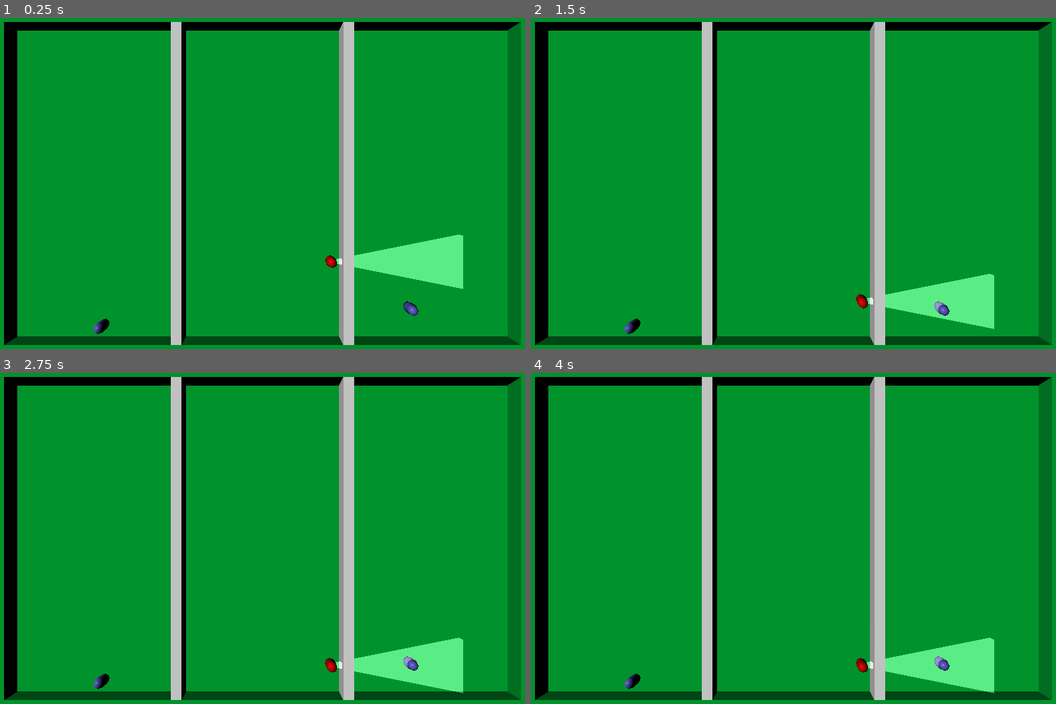
Above: before the commit, frames 1-4 (two rows, left to right).
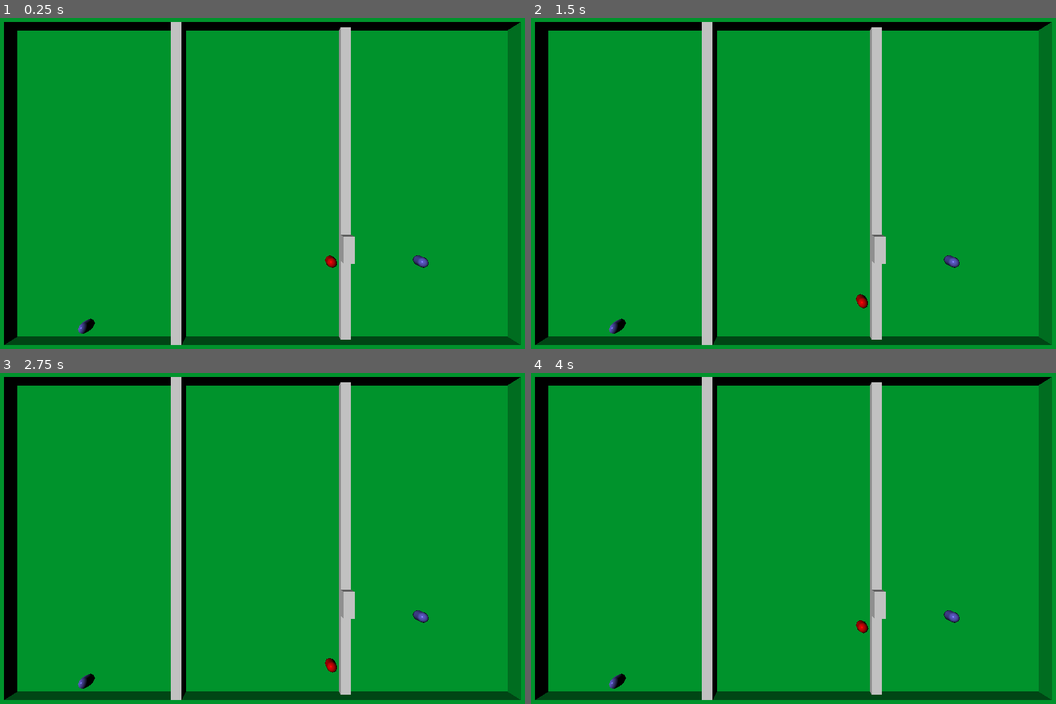
Above: after the commit, the same moments.

Repository: mattiasaksli/sigint
Game: Godot game, scene res://scenes/game_world.tscn
Same seed, same stepped clock (60 frames per second), same inputs: the game is played once before the commit and once after it.
Inputs:
- Up to frame 1 (0.25 s): no input
- Up to frame 2 (1.5 s): no input
- Up to frame 3 (2.75 s): no input
- Up to frame 4 (4 s): tap Enter at 2.75 s

The runs differ from the first frame. In frame 1, 3.5% of the frame differs, in the area x 14-89%, y 1-99%; in frame 2, 3.5%; in frame 3, 3.5%; in frame 4, 3.7%.

Commit message:
Add raycasting to player detection, other changes
Other changes:
* Players can hide behind level geometry.
* Guard uses timers for any waiting logic.
* Added invisible wall that only affect player movement.
* Added a WIP signal system for triggering game over logic for all
  relevant entities.

Diff:
--- a/project.godot
+++ b/project.godot
@@ -159,6 +159,7 @@
 
 3d_physics/layer_1="environment"
 3d_physics/layer_2="player"
+3d_physics/layer_3="player_only_environment"
 
 [physics]
 
--- a/scenes/bullet.tscn
+++ /dev/null
@@ -1,16 +0,0 @@
-[gd_scene load_steps=3 format=2]
-
-[ext_resource path="res://scripts/bullet.gd" type="Script" id=1]
-
-[sub_resource type="SphereMesh" id=1]
-radius = 0.75
-height = 1.5
-radial_segments = 8
-rings = 4
-
-[node name="Bullet" type="Spatial"]
-script = ExtResource( 1 )
-
-[node name="MeshInstance" type="MeshInstance" parent="."]
-mesh = SubResource( 1 )
-material/0 = null
--- a/scenes/game_world.tscn
+++ b/scenes/game_world.tscn
@@ -1,33 +1,27 @@
-[gd_scene load_steps=11 format=2]
+[gd_scene load_steps=12 format=2]
 
 [ext_resource path="res://scenes/player.tscn" type="PackedScene" id=1]
 [ext_resource path="res://materials/floor_blinn_phong.material" type="Material" id=2]
 [ext_resource path="res://materials/guard_blinn_phong.material" type="Material" id=3]
+[ext_resource path="res://scripts/game_manager.gd" type="Script" id=4]
 [ext_resource path="res://scripts/camera_guard.gd" type="Script" id=5]
 [ext_resource path="res://scripts/win_area.gd" type="Script" id=6]
+[ext_resource path="res://scenes/player_invisible_wall_short.tscn" type="PackedScene" id=7]
+[ext_resource path="res://scenes/player_invisible_wall_long.tscn" type="PackedScene" id=8]
 
 [sub_resource type="CapsuleMesh" id=1]
 material = ExtResource( 3 )
 radial_segments = 8
 rings = 2
 
-[sub_resource type="PrismMesh" id=2]
-size = Vector3( 10, 25, 1 )
-
-[sub_resource type="SpatialMaterial" id=3]
-flags_transparent = true
-flags_unshaded = true
-params_specular_mode = 4
-params_blend_mode = 1
-albedo_color = Color( 1, 1, 1, 0.352941 )
-
-[sub_resource type="ConvexPolygonShape" id=6]
-points = PoolVector3Array( 0, 12.5, 0.5, 0, 12.5, -0.5, 0, 12.5, 0.5, 0, 12.5, -0.5, -5, -12.5, 0.5, 5, -12.5, -0.5, 5, -12.5, 0.5, -5, -12.5, -0.5, 0, 12.5, 0.5, 0, 12.5, -0.5, 0, 12.5, -0.5, 0, 12.5, 0.5, 5, -12.5, 0.5, -5, -12.5, -0.5, 5, -12.5, -0.5, -5, -12.5, 0.5, -5, -12.5, 0.5, 5, -12.5, 0.5, -5, -12.5, -0.5, 5, -12.5, -0.5 )
-
-[sub_resource type="BoxShape" id=5]
+[sub_resource type="ConvexPolygonShape" id=3]
+points = PoolVector3Array( 0, 13.325, 0.5, 0, 13.325, -0.5, 0, 13.325, 0.5, 0, 13.325, -0.5, -5, -13.325, 0.5, 5, -13.325, -0.5, 5, -13.325, 0.5, -5, -13.325, -0.5, 0, 13.325, 0.5, 0, 13.325, -0.5, 0, 13.325, -0.5, 0, 13.325, 0.5, 5, -13.325, 0.5, -5, -13.325, -0.5, 5, -13.325, -0.5, -5, -13.325, 0.5, -5, -13.325, 0.5, 5, -13.325, 0.5, -5, -13.325, -0.5, 5, -13.325, -0.5 )
+
+[sub_resource type="BoxShape" id=2]
 extents = Vector3( 48, 4, 0.955035 )
 
 [node name="Main" type="Node"]
+script = ExtResource( 4 )
 
 [node name="Root3D" type="Spatial" parent="."]
 
@@ -36,7 +30,6 @@
 [node name="OuterWalls" type="CSGBox" parent="Root3D/Geometry"]
 transform = Transform( 1, 0, 0, 0, 1, 0, 0, 0, 1, 0, 0, -0.3 )
 material_override = ExtResource( 2 )
-use_collision = true
 width = 101.0
 height = 65.0
 depth = 2.5
@@ -55,10 +48,41 @@
 depth = 2.5
 
 [node name="RightWall" type="CSGBox" parent="Root3D/Geometry"]
-transform = Transform( 1, 0, 0, 0, 1, 0, 0, 0, 1, 16, 0, -0.25 )
+transform = Transform( 1, 0, 0, 0, 1, 0, 0, 0, 1, 16, 0, -1.75853 )
+height = 60.0
+depth = 2.5
+
+[node name="RaisedWall" type="CSGBox" parent="Root3D/Geometry/RightWall"]
+transform = Transform( 1, 0, 0, 0, 1, 0, 0, 0, 1, 0, -12.3429, 1.75853 )
 use_collision = true
-height = 60.0
-depth = 2.5
+height = 5.0
+depth = 2.5
+
+[node name="PlayerInvisibleWalls" type="Spatial" parent="Root3D/Geometry"]
+
+[node name="LeftLeft" parent="Root3D/Geometry/PlayerInvisibleWalls" instance=ExtResource( 8 )]
+transform = Transform( 1, 0, 0, 0, 1, 0, 0, 0, 1, -48, 0, -0.3 )
+
+[node name="LeftRight" parent="Root3D/Geometry/PlayerInvisibleWalls" instance=ExtResource( 8 )]
+transform = Transform( 1, 0, 0, 0, 1, 0, 0, 0, 1, -17, 0, -0.3 )
+
+[node name="LeftUp" parent="Root3D/Geometry/PlayerInvisibleWalls" instance=ExtResource( 7 )]
+transform = Transform( -1.62921e-07, 1, 0, -1, -1.62921e-07, 0, 0, 0, 1, -32.5, 30, -0.3 )
+
+[node name="LeftDown" parent="Root3D/Geometry/PlayerInvisibleWalls" instance=ExtResource( 7 )]
+transform = Transform( -1.62921e-07, 1, 0, -1, -1.62921e-07, 0, 0, 0, 1, -32.5, -30, -0.3 )
+
+[node name="RightLeft" parent="Root3D/Geometry/PlayerInvisibleWalls" instance=ExtResource( 8 )]
+transform = Transform( 1, 0, 0, 0, 1, 0, 0, 0, 1, 17, 0, -0.3 )
+
+[node name="RightRight" parent="Root3D/Geometry/PlayerInvisibleWalls" instance=ExtResource( 8 )]
+transform = Transform( 1, 0, 0, 0, 1, 0, 0, 0, 1, 48, 0, -0.3 )
+
+[node name="RightUp" parent="Root3D/Geometry/PlayerInvisibleWalls" instance=ExtResource( 7 )]
+transform = Transform( -1.62921e-07, 1, 0, -1, -1.62921e-07, 0, 0, 0, 1, 32.5, 30, -0.3 )
+
+[node name="RightDown" parent="Root3D/Geometry/PlayerInvisibleWalls" instance=ExtResource( 7 )]
+transform = Transform( -1.62921e-07, 1, 0, -1, -1.62921e-07, 0, 0, 0, 1, 32.5, -30, -0.3 )
 
 [node name="DirectionalLight" type="DirectionalLight" parent="Root3D"]
 transform = Transform( 0.664612, -0.498908, -0.55622, 0.732858, 0.580355, 0.355116, 0.145635, -0.643645, 0.75134, 0, 0, 0 )
@@ -72,23 +96,24 @@
 [node name="Player1" parent="Root3D" groups=[
 "players",
 ] instance=ExtResource( 1 )]
-transform = Transform( 1, 0, 0, 0, 1, 0, 0, 0, 1, -30.5, -27.059, 0 )
+transform = Transform( 1, 0, 0, 0, 1, 0, 0, 0, 1, -33.3651, -27.059, 0 )
 
 [node name="Player2" parent="Root3D" groups=[
 "players",
 ] instance=ExtResource( 1 )]
-transform = Transform( 1, 0, 0, 0, 1, 0, 0, 0, 1, 28.0945, -23.696, 0 )
+transform = Transform( 1, 0, 0, 0, 1, 0, 0, 0, 1, 29.9821, -14.7521, 0 )
 
 [node name="LinearPatrolRoute" type="Spatial" parent="Root3D"]
+transform = Transform( 1, 0, 0, 0, 1, 0, 0, 0, 1, 13, 0, 0 )
 
 [node name="TopPos" type="Spatial" parent="Root3D/LinearPatrolRoute"]
-transform = Transform( 1, 0, 0, 0, 1, 0, 0, 0, 1, 13, 24, 0 )
+transform = Transform( 1, 0, 0, 0, 1, 0, 0, 0, 1, 0, 24, 0 )
 
 [node name="BottomPos" type="Spatial" parent="Root3D/LinearPatrolRoute"]
-transform = Transform( 1, 0, 0, 0, 1, 0, 0, 0, 1, 13, -24, 0 )
+transform = Transform( 1, 0, 0, 0, 1, 0, 0, 0, 1, 0, -24, 0 )
 
 [node name="CameraGuard" type="KinematicBody" parent="Root3D/LinearPatrolRoute"]
-transform = Transform( 1, 0, 0, 0, 1, 0, 0, 0, 1, 13, -13.2954, 0 )
+transform = Transform( 1, 0, 0, 0, 1, 0, 0, 0, 1, 0, -13.295, 0 )
 script = ExtResource( 5 )
 __meta__ = {
 "_edit_group_": true
@@ -103,23 +128,85 @@
 depth = 2.2
 polygon = PoolVector2Array( -1.1, 0, 1.1, 0 )
 
-[node name="Area" type="Area" parent="Root3D/LinearPatrolRoute/CameraGuard"]
+[node name="FOVRaycasts" type="Spatial" parent="Root3D/LinearPatrolRoute/CameraGuard"]
+transform = Transform( 1, 0, 0, 0, 1, 0, 0, 0, 1, 0.545214, 0, 0 )
+
+[node name="RayCast" type="RayCast" parent="Root3D/LinearPatrolRoute/CameraGuard/FOVRaycasts"]
+transform = Transform( 0.978148, -0.207912, 0, 0.207912, 0.978148, 0, 0, 0, 1, 0, 0, 0 )
+enabled = true
+cast_to = Vector3( 25, 0, 0 )
+collision_mask = 3
+
+[node name="RayCast2" type="RayCast" parent="Root3D/LinearPatrolRoute/CameraGuard/FOVRaycasts"]
+transform = Transform( 0.987688, -0.156434, 0, 0.156434, 0.987688, 0, 0, 0, 1, 0, 0, 0 )
+enabled = true
+cast_to = Vector3( 25, 0, 0 )
+collision_mask = 3
+
+[node name="RayCast3" type="RayCast" parent="Root3D/LinearPatrolRoute/CameraGuard/FOVRaycasts"]
+transform = Transform( 0.994522, -0.104528, 0, 0.104528, 0.994522, 0, 0, 0, 1, 0, 0, 0 )
+enabled = true
+cast_to = Vector3( 25, 0, 0 )
+collision_mask = 3
+
+[node name="RayCast4" type="RayCast" parent="Root3D/LinearPatrolRoute/CameraGuard/FOVRaycasts"]
+transform = Transform( 0.99863, -0.052336, 0, 0.052336, 0.99863, 0, 0, 0, 1, 0, 0, 0 )
+enabled = true
+cast_to = Vector3( 25, 0, 0 )
+collision_mask = 3
+
+[node name="RayCast5" type="RayCast" parent="Root3D/LinearPatrolRoute/CameraGuard/FOVRaycasts"]
+enabled = true
+cast_to = Vector3( 25, 0, 0 )
+collision_mask = 3
+
+[node name="RayCast6" type="RayCast" parent="Root3D/LinearPatrolRoute/CameraGuard/FOVRaycasts"]
+transform = Transform( 0.99863, 0.052336, 0, -0.052336, 0.99863, 0, 0, 0, 1, 0, 0, 0 )
+enabled = true
+cast_to = Vector3( 25, 0, 0 )
+collision_mask = 3
+
+[node name="RayCast7" type="RayCast" parent="Root3D/LinearPatrolRoute/CameraGuard/FOVRaycasts"]
+transform = Transform( 0.994522, 0.104528, 0, -0.104528, 0.994522, 0, 0, 0, 1, 0, 0, 0 )
+enabled = true
+cast_to = Vector3( 25, 0, 0 )
+collision_mask = 3
+
+[node name="RayCast8" type="RayCast" parent="Root3D/LinearPatrolRoute/CameraGuard/FOVRaycasts"]
+transform = Transform( 0.987688, 0.156434, 0, -0.156434, 0.987688, 0, 0, 0, 1, 0, 0, 0 )
+enabled = true
+cast_to = Vector3( 25, 0, 0 )
+collision_mask = 3
+
+[node name="RayCast9" type="RayCast" parent="Root3D/LinearPatrolRoute/CameraGuard/FOVRaycasts"]
+transform = Transform( 0.978148, 0.207912, 0, -0.207912, 0.978148, 0, 0, 0, 1, 0, 0, 0 )
+enabled = true
+cast_to = Vector3( 25, 0, 0 )
+collision_mask = 3
+
+[node name="FOVArea" type="Area" parent="Root3D/LinearPatrolRoute/CameraGuard"]
 transform = Transform( -1.62921e-07, -1, 0, 1, -1.62921e-07, 0, 0, 0, 1, 12.1776, 0, 0 )
 
-[node name="FieldOfVision" type="MeshInstance" parent="Root3D/LinearPatrolRoute/CameraGuard/Area"]
-mesh = SubResource( 2 )
-material/0 = SubResource( 3 )
-
-[node name="CollisionShape" type="CollisionShape" parent="Root3D/LinearPatrolRoute/CameraGuard/Area"]
-shape = SubResource( 6 )
+[node name="CollisionShape" type="CollisionShape" parent="Root3D/LinearPatrolRoute/CameraGuard/FOVArea"]
+shape = SubResource( 3 )
+
+[node name="DetectionTimer" type="Timer" parent="Root3D/LinearPatrolRoute/CameraGuard"]
+process_mode = 0
+wait_time = 2.0
+one_shot = true
+
+[node name="MovementPauseTimer" type="Timer" parent="Root3D/LinearPatrolRoute/CameraGuard"]
+process_mode = 0
+one_shot = true
 
 [node name="WinArea" type="Area" parent="Root3D"]
 script = ExtResource( 6 )
 
 [node name="CollisionShape" type="CollisionShape" parent="Root3D/WinArea"]
 transform = Transform( 1, 0, 0, 0, 1, 0, 0, 0, 1, 0, 26, 0 )
-shape = SubResource( 5 )
-[connection signal="body_entered" from="Root3D/LinearPatrolRoute/CameraGuard/Area" to="Root3D/LinearPatrolRoute/CameraGuard" method="player_detected"]
-[connection signal="body_exited" from="Root3D/LinearPatrolRoute/CameraGuard/Area" to="Root3D/LinearPatrolRoute/CameraGuard" method="player_got_away"]
+shape = SubResource( 2 )
+[connection signal="body_entered" from="Root3D/LinearPatrolRoute/CameraGuard/FOVArea" to="Root3D/LinearPatrolRoute/CameraGuard" method="body_entered_area"]
+[connection signal="body_exited" from="Root3D/LinearPatrolRoute/CameraGuard/FOVArea" to="Root3D/LinearPatrolRoute/CameraGuard" method="body_exited_area"]
+[connection signal="timeout" from="Root3D/LinearPatrolRoute/CameraGuard/DetectionTimer" to="Root3D/LinearPatrolRoute/CameraGuard" method="game_over"]
 [connection signal="body_entered" from="Root3D/WinArea" to="Root3D/WinArea" method="on_player_entered"]
 [connection signal="body_exited" from="Root3D/WinArea" to="Root3D/WinArea" method="on_player_exited"]
--- a/scenes/player.tscn
+++ b/scenes/player.tscn
@@ -4,6 +4,8 @@
 [ext_resource path="res://mesh_shapes/player_capsulemesh.tres" type="CapsuleMesh" id=2]
 
 [node name="Player1" type="KinematicBody"]
+collision_layer = 2
+collision_mask = 5
 script = ExtResource( 1 )
 
 [node name="MeshInstance" type="MeshInstance" parent="."]
--- /dev/null
+++ b/scenes/player_invisible_wall_long.tscn
@@ -0,0 +1,9 @@
+[gd_scene format=2]
+
+[node name="LongInvisibleWall" type="StaticBody"]
+collision_layer = 4
+
+[node name="CollisionPolygon" type="CollisionPolygon" parent="."]
+transform = Transform( 1, 0, 0, 0, -1.62921e-07, 1, 0, -1, -1.62921e-07, 0, 0, 0 )
+depth = 60.0
+polygon = PoolVector2Array( 0, 1.25, 0, -1.25 )
--- /dev/null
+++ b/scenes/player_invisible_wall_short.tscn
@@ -0,0 +1,10 @@
+[gd_scene format=2]
+
+[node name="ShortInvisibleWall" type="StaticBody"]
+transform = Transform( -1.62921e-07, 1, 0, -1, -1.62921e-07, 0, 0, 0, 1, 0, 0, 0 )
+collision_layer = 4
+
+[node name="CollisionPolygon" type="CollisionPolygon" parent="."]
+transform = Transform( 1, 0, 0, 0, -1.62921e-07, 1, 0, -1, -1.62921e-07, 0, 0, 0 )
+depth = 31.0
+polygon = PoolVector2Array( 0, 1.25, 0, -1.25 )
--- a/scenes/single_camera_2d.tscn
+++ /dev/null
@@ -1,62 +0,0 @@
-[gd_scene load_steps=2 format=2]
-
-[sub_resource type="ViewportTexture" id=5]
-viewport_path = NodePath("Root3D/Viewport")
-
-[node name="Root2D" type="Control"]
-anchor_right = 1.0
-anchor_bottom = 1.0
-__meta__ = {
-"_edit_use_anchors_": false
-}
-
-[node name="Background" type="Panel" parent="."]
-anchor_right = 1.0
-anchor_bottom = 1.0
-__meta__ = {
-"_edit_use_anchors_": false
-}
-
-[node name="TextureRect" type="TextureRect" parent="Background"]
-anchor_left = 0.004
-anchor_top = 0.006
-anchor_right = 0.996
-anchor_bottom = 0.994
-margin_left = -0.12
-margin_top = 0.2
-margin_right = 0.119873
-margin_bottom = -0.200012
-rect_min_size = Vector2( 420, 790 )
-size_flags_horizontal = 15
-size_flags_vertical = 15
-texture = SubResource( 5 )
-stretch_mode = 7
-__meta__ = {
-"_edit_use_anchors_": false
-}
-
-[node name="Panel" type="Panel" parent="Background"]
-anchor_left = 0.332
-anchor_top = 0.006
-anchor_right = 0.336
-anchor_bottom = 0.994
-margin_left = 0.0400085
-margin_top = 0.2
-margin_right = -0.0799866
-margin_bottom = -0.199951
-__meta__ = {
-"_edit_use_anchors_": false
-}
-
-[node name="Panel2" type="Panel" parent="Background"]
-anchor_left = 0.664
-anchor_top = 0.006
-anchor_right = 0.668
-anchor_bottom = 0.994
-margin_left = 0.0800171
-margin_top = 0.2
-margin_right = -0.039978
-margin_bottom = -0.199951
-__meta__ = {
-"_edit_use_anchors_": false
-}
--- a/scenes/walls.tscn
+++ /dev/null
@@ -1,74 +0,0 @@
-[gd_scene load_steps=7 format=2]
-
-[ext_resource path="res://materials/floor_blinn_phong.material" type="Material" id=1]
-
-[sub_resource type="QuadMesh" id=1]
-material = ExtResource( 1 )
-size = Vector2( 96, 60 )
-
-[sub_resource type="QuadMesh" id=2]
-material = ExtResource( 1 )
-size = Vector2( 96, 2.5 )
-
-[sub_resource type="QuadMesh" id=3]
-material = ExtResource( 1 )
-size = Vector2( 60, 2.5 )
-
-[sub_resource type="ConcavePolygonShape" id=4]
-data = PoolVector3Array( -30, -1.25, 0, -30, 1.25, 0, 30, 1.25, 0, -30, -1.25, 0, 30, 1.25, 0, 30, -1.25, 0 )
-
-[sub_resource type="QuadMesh" id=5]
-material = ExtResource( 1 )
-size = Vector2( 65, 2.5 )
-
-[node name="Walls" type="Spatial"]
-
-[node name="MeshInstance" type="MeshInstance" parent="."]
-transform = Transform( 1, 0, 0, 0, 1, 0, 0, 0, 1, 0, 0, -1.5 )
-mesh = SubResource( 1 )
-material/0 = null
-
-[node name="MeshInstance2" type="MeshInstance" parent="."]
-transform = Transform( 1, 0, 0, 0, -1.62921e-07, 1, 0, -1, -1.62921e-07, 0, -30, -0.25 )
-mesh = SubResource( 2 )
-material/0 = null
-
-[node name="MeshInstance3" type="MeshInstance" parent="."]
-transform = Transform( 1, 0, 0, 0, -1.62921e-07, -1, 0, 1, -1.62921e-07, 0, 30, -0.25 )
-mesh = SubResource( 2 )
-material/0 = null
-
-[node name="MeshInstance4" type="MeshInstance" parent="."]
-transform = Transform( 2.65431e-14, 1.62921e-07, 1, 1, -1.62921e-07, 0, 1.62921e-07, 1, -1.62921e-07, -48, 0, -0.25 )
-mesh = SubResource( 3 )
-material/0 = null
-
-[node name="StaticBody" type="StaticBody" parent="MeshInstance4"]
-
-[node name="CollisionShape" type="CollisionShape" parent="MeshInstance4/StaticBody"]
-shape = SubResource( 4 )
-
-[node name="MeshInstance5" type="MeshInstance" parent="."]
-transform = Transform( 2.65431e-14, 1.62921e-07, -1, 1, -1.62921e-07, 0, -1.62921e-07, -1, -1.62921e-07, 48, 0, -0.25 )
-mesh = SubResource( 3 )
-material/0 = null
-
-[node name="MeshInstance6" type="MeshInstance" parent="."]
-transform = Transform( 1, 0, 0, 0, 1, 0, 0, 0, 1, 0, 31.25, 1 )
-mesh = SubResource( 2 )
-material/0 = null
-
-[node name="MeshInstance7" type="MeshInstance" parent="."]
-transform = Transform( 1, 0, 0, 0, 1, 0, 0, 0, 1, 0, -31.25, 1 )
-mesh = SubResource( 2 )
-material/0 = null
-
-[node name="MeshInstance8" type="MeshInstance" parent="."]
-transform = Transform( -1.62921e-07, -1, 0, 1, -1.62921e-07, 0, 0, 0, 1, -49.25, 0, 1 )
-mesh = SubResource( 5 )
-material/0 = null
-
-[node name="MeshInstance9" type="MeshInstance" parent="."]
-transform = Transform( -1.62921e-07, -1, 0, 1, -1.62921e-07, 0, 0, 0, 1, 49.25, 0, 1 )
-mesh = SubResource( 5 )
-material/0 = null
--- a/scripts/camera_guard.gd
+++ b/scripts/camera_guard.gd
@@ -1,75 +1,90 @@
 extends KinematicBody
+
+var game_manager : Node
 
 onready var top_pos : Spatial = $"../TopPos"
 onready var bottom_pos : Spatial = $"../BottomPos"
+onready var fov_raycasts : Array = $FOVRaycasts.get_children()
+onready var fov_area : Area = $FOVArea
+onready var detection_timer : Timer = $DetectionTimer
+onready var movement_pause_timer : Timer = $MovementPauseTimer
 
-var moving_to_bottom : bool = true
 var speed : float = 6
 var direction : Vector3 = Vector3(0, -1, 0)
 
-var waiting : bool = false
-var pause_start_time : int = 0
-var pause_duration_ms : int = 2000
+var players_nearby : Array = []
+var visible_players : Array = []
 
-var visible_players : Array
-var is_game_over : bool = false
-var player_detected_start_time : int = 0
-var player_grace_period_ms : int = 1000
+signal player_busted
+
+
+func _enter_tree():
+	game_manager = $"/root/Main"
 
 func _ready():
-	pass
+	# warning-ignore:return_value_discarded
+	self.connect("player_busted", game_manager, "on_player_busted")
 
-func _process(delta):
-	if visible_players.size() != 0:
-		# Player(s) visible
-		if !is_waiting(player_detected_start_time, player_grace_period_ms) and !is_game_over:
-			game_over()
+func _physics_process(_delta):
+	if not players_nearby.empty():
+		check_for_players()
+	elif not detection_timer.is_stopped():
+		# Otherwise detection timer will continue when no players are in the area
+		detection_timer.stop()
 
-func _physics_process(delta):
-	if is_game_over:
-		return
+	if movement_pause_timer.is_stopped():
+		# warning-ignore:return_value_discarded
+		move_and_slide(direction * speed)
+		check_bounds()
 
-	if waiting:
-		waiting = is_waiting(pause_start_time, pause_duration_ms)
-		return
-
-	move_and_slide(direction * speed)
-
-	if moving_to_bottom and translation.y < bottom_pos.translation.y:
-		# Reached the bottom
-		moving_to_bottom = false
+func check_bounds():
+	if translation.y < bottom_pos.translation.y:	# Reached the bottom
 		direction.y = 1
 		translation.y = bottom_pos.translation.y
-		waiting = true
-		pause_start_time = OS.get_ticks_msec()
-	elif !moving_to_bottom and translation.y > top_pos.translation.y:
-		# Reached the top
-		moving_to_bottom = true
+
+		movement_pause_timer.start()
+	elif translation.y > top_pos.translation.y:		# Reached the top
 		direction.y = -1
 		translation.y = top_pos.translation.y
-		waiting = true
-		pause_start_time = OS.get_ticks_msec()
+		movement_pause_timer.start()
 
-func is_waiting(wait_start_time : int, wait_duration_ms : int):
-	# Returns true if wait_duration_ms is not passed
-	return OS.get_ticks_msec() - wait_start_time <= wait_duration_ms
+func check_for_players():
+	visible_players = []
 
-func player_detected(body : Node):
+	for i in range(fov_raycasts.size()):
+		var raycast : RayCast = fov_raycasts[i]
+		if raycast.is_colliding():
+			var collider : Node = raycast.get_collider()
+			if collider.is_in_group("players") and not visible_players.has(collider):
+				visible_players.append(collider)
+
+	if not visible_players.empty() and detection_timer.is_stopped():
+		detection_timer.start()
+		print_debug(self.name + " detection_timer started")
+	elif visible_players.empty() and not detection_timer.is_stopped():
+		detection_timer.stop()
+		print_debug(self.name + " detection_timer stopped")
+
+func body_entered_area(body : Node):
 	if body.is_in_group("players"):
-		print_debug(body.to_string() + " detected")
+		players_nearby.append(body)
+		print_debug(body.name + " entered " + self.name + " FOV area")
 
-		visible_players.append(body)
-		if OS.get_ticks_msec() - player_detected_start_time > player_grace_period_ms:
-			# This makes sure that player_detected_start_time does not update too frequently
-			player_detected_start_time = OS.get_ticks_msec()
-
-func player_got_away(body : Node):
+func body_exited_area(body : Node):
 	if body.is_in_group("players"):
-		print_debug(body.to_string() + " got away")
-
-		visible_players.erase(body)
+		players_nearby.erase(body)
+		print_debug(body.name + " exited " + self.name + " FOV area")
 
 func game_over():
-	print_debug("game over")
-	is_game_over = true
 	# TODO: finish function
+
+	print_debug(self.name + " triggered the game over")
+
+	emit_signal("player_busted")
+
+	# Disconnect signals used by FOVArea to stop warnings
+	$FOVArea.disconnect("body_entered", self, "body_entered_area")
+	$FOVArea.disconnect("body_exited", self, "body_exited_area")
+
+	# Stop script
+	set_script(null)
--- /dev/null
+++ b/scripts/game_manager.gd
@@ -0,0 +1,7 @@
+extends Node
+
+signal game_over
+
+func on_player_busted():
+	emit_signal("game_over")
+	print_debug(self.name + " sent out the game over signal")
--- a/scripts/player.gd
+++ b/scripts/player.gd
@@ -6,15 +6,24 @@
 var velocity : Vector3
 var player_input_prefix : String
 
+var game_manager : Node
+
+func _enter_tree():
+	game_manager = $"/root/Main"
+
 func _ready():
 	player_input_prefix = self.name.to_lower() + "_"
 
-func _process(delta):
+	# warning-ignore:return_value_discarded
+	game_manager.connect("game_over", self, "on_game_over")
+
+#func _process(delta):
+#	handle_rotation()
+#	handle_movement(delta)
+
+func _physics_process(delta):
 	handle_rotation()
 	handle_movement(delta)
-
-#func _physics_process(delta):
-#	handle_movement(delta)
 
 func handle_rotation():
 	var look_direction = get_look_direction_input()
@@ -81,3 +90,11 @@
 		direction.x = Input.get_action_strength(player_input_prefix + "move_right") - Input.get_action_strength(player_input_prefix + "move_left")
 
 	return direction
+
+func on_game_over():
+	# TODO: finish function
+
+	print_debug(self.name + " game ended")
+
+	# Stop script
+	set_script(null)
--- a/scripts/win_area.gd
+++ b/scripts/win_area.gd
@@ -2,13 +2,14 @@
 
 var all_players : Array
 var players_in_win_area : Array
+
 
 func _ready():
 	all_players = get_tree().get_nodes_in_group("players")
 
 func on_player_entered(body: Node):
 	if body.is_in_group("players"):
-		print_debug(body.to_string() + " entered win area")
+		print_debug(body.name + " entered win area")
 		players_in_win_area.append(body)
 
 		if do_arrays_match(all_players, players_in_win_area):
@@ -16,7 +17,7 @@
 
 func on_player_exited(body: Node):
 	if body.is_in_group("players"):
-		print_debug(body.to_string() + " left win area")
+		print_debug(body.name + " left win area")
 		players_in_win_area.erase(body)
 
 func do_arrays_match(array1 : Array, array2 : Array):
